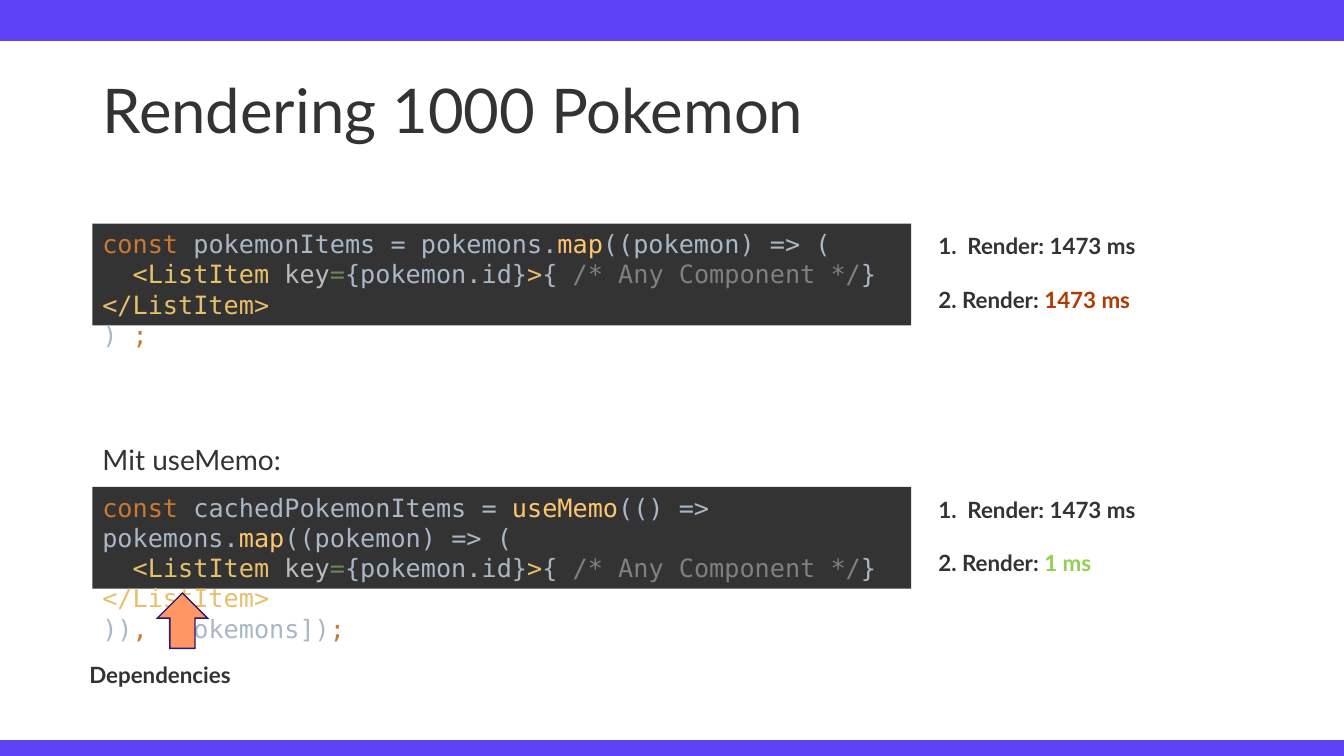
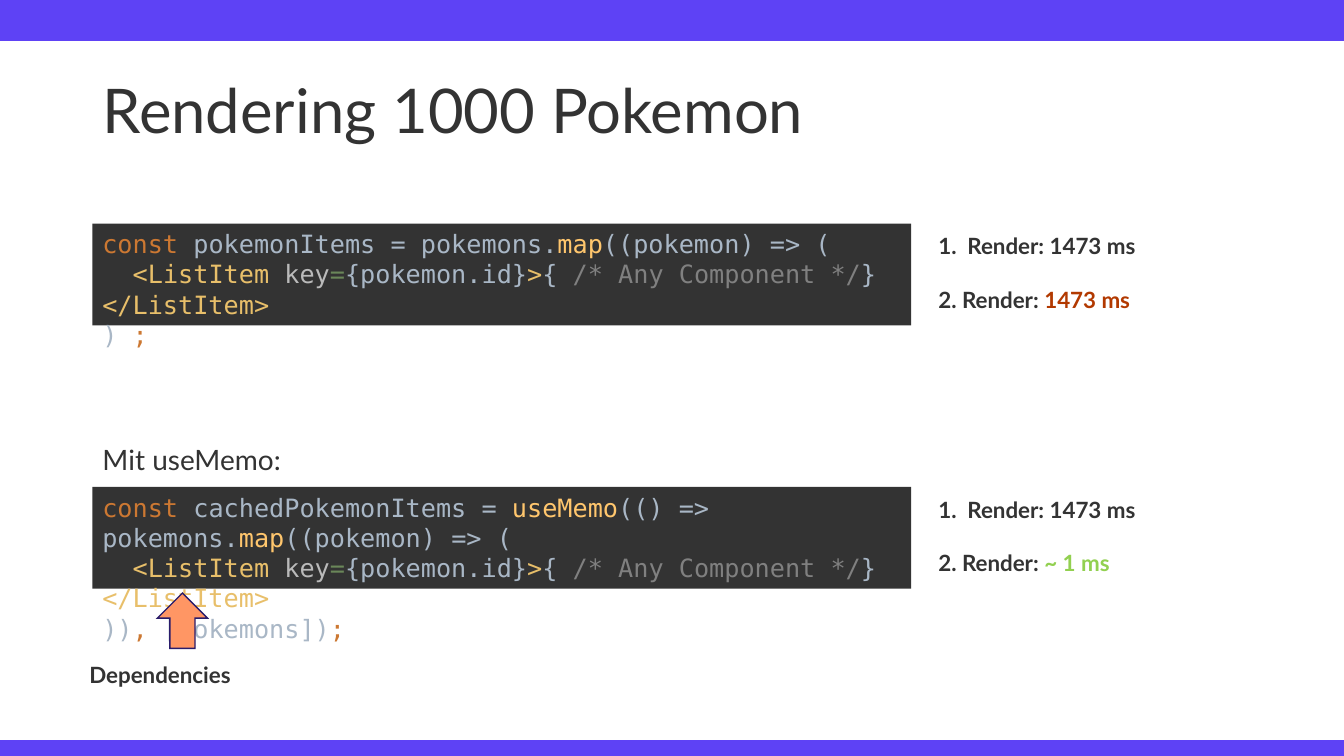
Before and after one commit to TimFehrmannAclue/techlabor_trainings_react_advanced, a slide deck: slide 21 of training_react_advanced.pptx (slide 20 before the commit). Drawn at 1344x756 pixels with LibreOffice and Linux fonts; fonts in the diff are those of the drawing; background and template pictures are left out. Boxes give left, top, right and bottom in pixels: in the first picture for what was removed or moved away, otherwise in the second. Text is boxed around its words. In the diff, an @@ line names an element or a change of style, - is before the commit and + after.

```diff
--- a/training_react_advanced.pptx
+++ b/training_react_advanced.pptx
@@ text at box(938, 554, 1110, 571): text changed @@
-2. Render: 1 ms
+2. Render: ~ 1 ms
```
Also in this commit, not shown: 11 other slides changed, 2 slides added, 3 slides removed, 2 other files.
